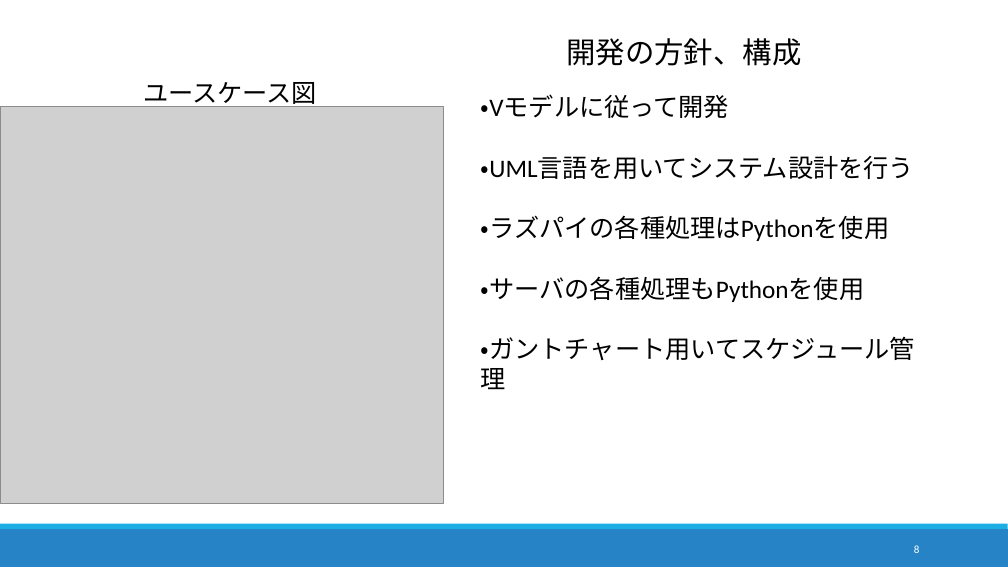
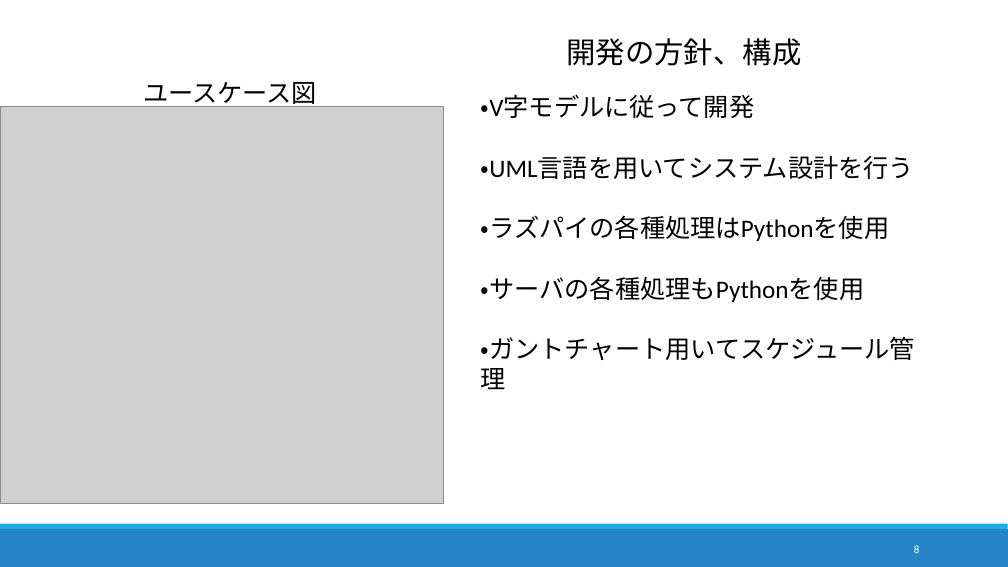
Before and after one commit to DJ956/YoloBarcodeReader, a slide deck: slide 8 of プレゼン/中間報告_danbara.pptx. Drawn at 1008x567 pixels with LibreOffice and Linux fonts; fonts in the diff are those of the drawing; grey boxes stand for pictures. Boxes give left, top, right and bottom in pixels: in the first picture for what was removed or moved away, otherwise in the second. Text is boxed around its words. In the diff, an @@ line names an element or a change of style, - is before the commit and + after.

```diff
--- a/プレゼン/中間報告_danbara.pptx
+++ b/プレゼン/中間報告_danbara.pptx
@@ text at [481, 94, 755, 118]: text changed @@
-・Vモデルに従って開発
+・V字モデルに従って開発
```
Also in this commit, not shown: 1 other slide changed.
